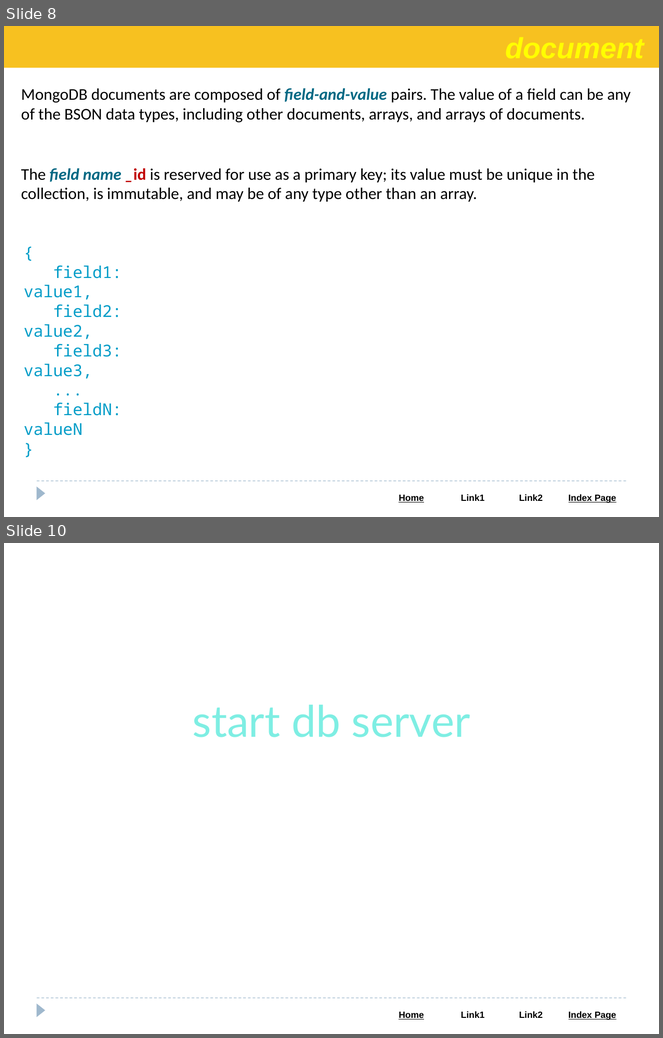
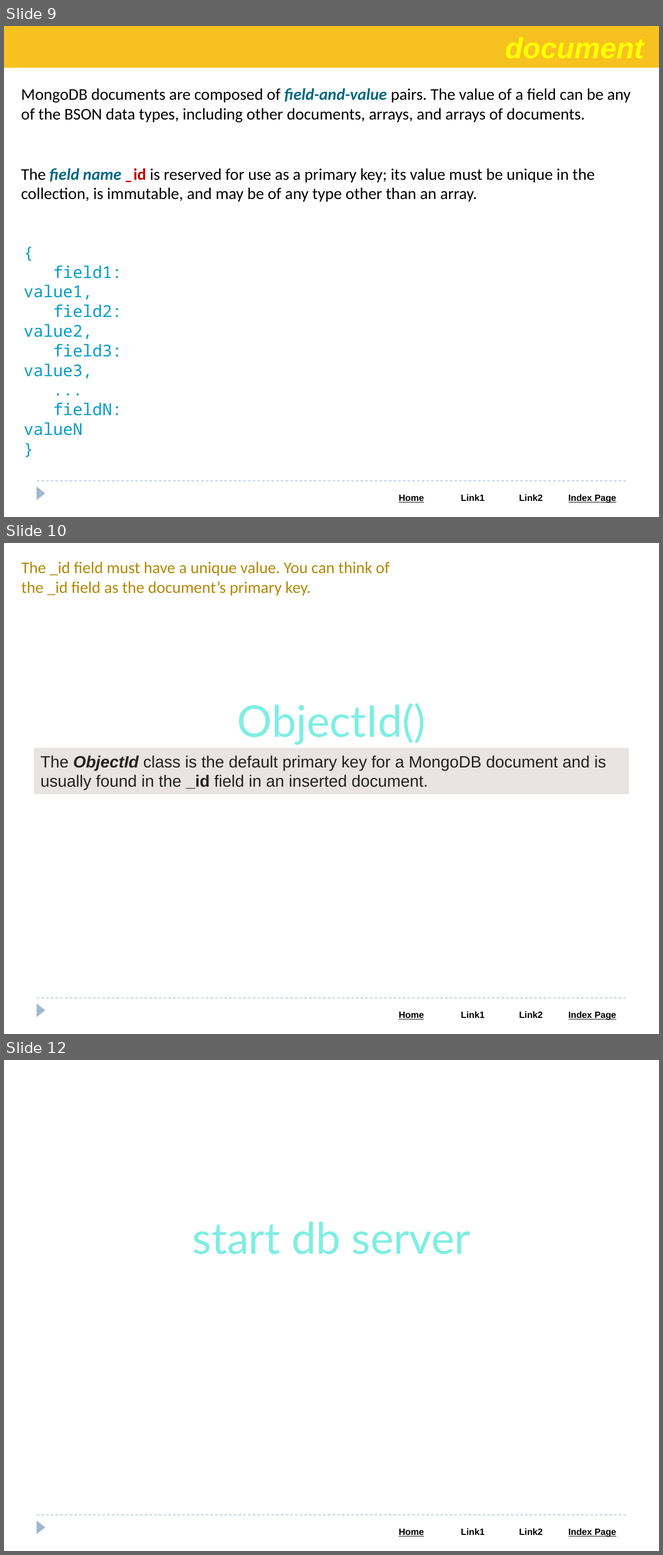
Before and after one commit to Saleel-Bagde/PPT-s, a slide deck: MongoDB PPT.pptx. Shown one above the other, each under a label of ours: slides 8 and 10 before the commit, slides 9, 10 and 12 after it; the slides between them are not shown. The pictures are 663x1038 and 663x1555 pixels, drawn with LibreOffice and Linux fonts; fonts in the diff are those of the drawing. Boxes give left, top, right and bottom in pixels: in the first picture for what was removed or moved away, otherwise in the second. Text is boxed around its words. In the diff, an @@ line names an element or a change of style, - is before the commit and + after.

```diff
--- a/MongoDB PPT.pptx
+++ b/MongoDB PPT.pptx
@@ slide 10 added at [4, 543, 659, 1034], background #FFFFFF; not listed: 3 template elements that a slide beside it also shows @@
@@ text added at [21, 562, 389, 596], 18 pt, text #B38807 @@
+The _id field must have a unique value. You can think of the _id field as the document’s primary key.
@@ text added at [237, 703, 426, 745], 48 pt, text #7EEEE3 @@
+ObjectId()
@@ rectangle added at [34, 748, 629, 795], fill #E9E3E1, 18 pt, text #222222 @@
+The ObjectId class is the default primary key for a MongoDB document and is usually found in the _id field in an inserted document.
@@ what was slide 8 is now slide 9 @@
@@ what was slide 10 is now slide 12 @@
```
Also in this commit, not shown: 3 other slides added.
